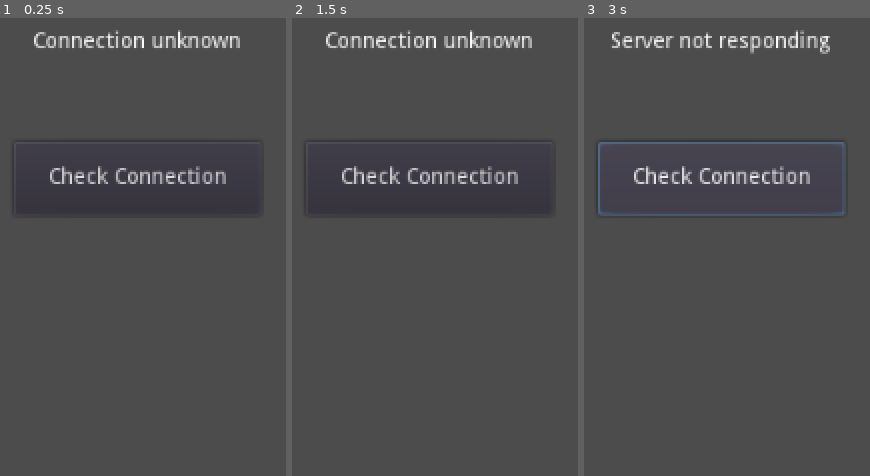
Above: before the commit, frames 1-3 (left to right).
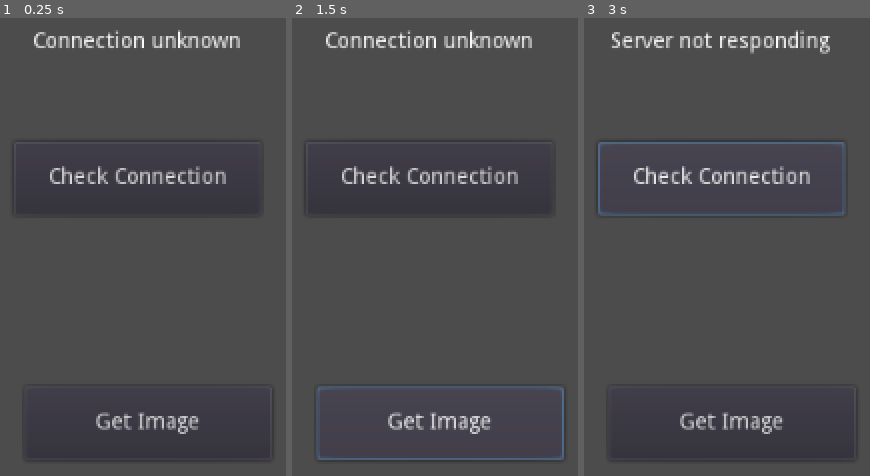
Above: after the commit, the same moments.

Repository: muckas/live-voter-client
Game: Godot game, scene res://Scenes/Menu.tscn
Two runs of this game, one before a commit and one after it. Both use one fixed random seed, a clock stepped at 60 frames per second and the inputs below.
Inputs (mouse positions are in pixels of both pictures, inside the frame that each line leads up to):
- Up to frame 1 (0.25 s): no input
- Up to frame 2 (1.5 s): click (440, 425) at 0.5 s, where only the run after the commit has a clickable "Get Image"; click (440, 425) at 1.25 s, where only the run after the commit has a clickable "Get Image"
- Up to frame 3 (3 s): click (732, 425) at 2 s, where only the run after the commit has a clickable "Get Image"; click "Check Connection" at 2.75 s

The runs differ from the first frame. In frame 1, 1.0% of the frame differs, in the area x 13-91%, y 86-97%; in frame 2, 1.6%, in the area x 9-96%, y 80-97%; in frame 3, 1.0%.

Commit message:
Receiving images

Diff:
--- a/Scenes/Menu.gd
+++ b/Scenes/Menu.gd
@@ -3,6 +3,8 @@
 var server_base_url:String = "http://localhost:8080"
 
 onready var check_label = $CheckLabel
+onready var image_rect = $ImageRect
+
 
 func _on_CheckButton_pressed() -> void:
 	var endpoint:String = "/check"
@@ -19,3 +21,19 @@
 			check_label.text = response["message"]
 	else:
 		check_label.text = "Server not responding"
+
+func _on_GetImageButton_pressed():
+	var endpoint:String = "/image"
+	var http:HTTPRequest = HTTPRequest.new()
+	self.add_child(http)
+	http.connect("request_completed", self, "_on_image_request_completed")
+	http.request(server_base_url + endpoint)
+
+func _on_image_request_completed(_result:int, _response_code:int, _headers:PoolStringArray, body:PoolByteArray) -> void:
+	var image:Image = Image.new()
+	var image_error:int = image.load_png_from_buffer(body)
+	if image_error != OK:
+		print("Image download failed")
+	var texture:ImageTexture = ImageTexture.new()
+	texture.create_from_image(image)
+	image_rect.texture = texture
--- a/Scenes/Menu.tscn
+++ b/Scenes/Menu.tscn
@@ -23,4 +23,18 @@
 margin_bottom = 170.0
 text = "Check Connection"
 
+[node name="GetImageButton" type="Button" parent="."]
+margin_left = 48.0
+margin_top = 280.0
+margin_right = 206.0
+margin_bottom = 327.0
+text = "Get Image"
+
+[node name="ImageRect" type="TextureRect" parent="."]
+margin_left = 348.0
+margin_top = 50.0
+margin_right = 839.0
+margin_bottom = 541.0
+
 [connection signal="pressed" from="CheckButton" to="." method="_on_CheckButton_pressed"]
+[connection signal="pressed" from="GetImageButton" to="." method="_on_GetImageButton_pressed"]
